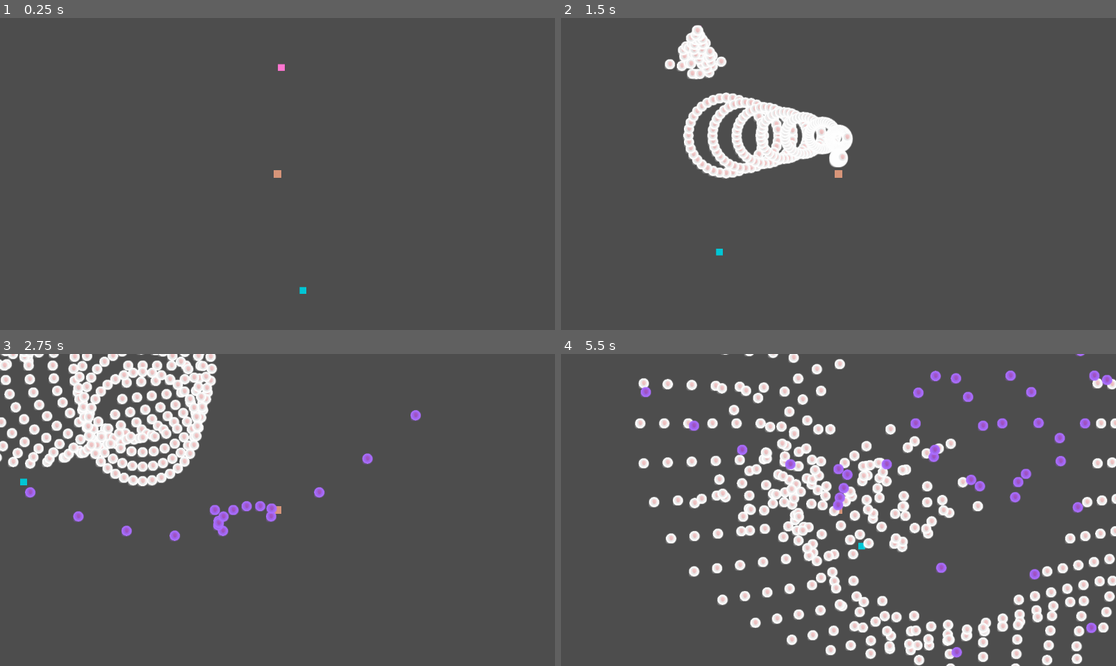
Above: before the commit, frames 1-4 (two rows, left to right).
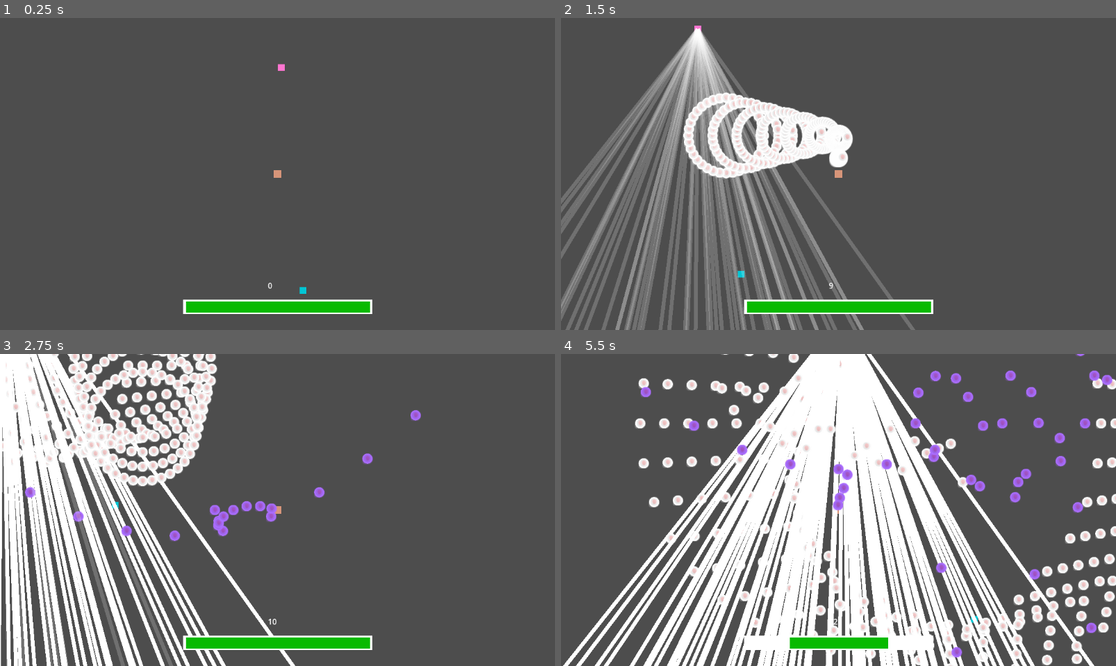
Above: after the commit, the same moments.

Repository: Simon014/PSLR2-Dungeon-Danmaku-Engine
Game: Godot game, scene res://RootScene.tscn
Two runs of this game, one before a commit and one after it. Both use one fixed random seed, a clock stepped at 60 frames per second and the inputs below.
Inputs (mouse positions are in pixels of both pictures, inside the frame that each line leads up to):
- Up to frame 1 (0.25 s): no input
- Up to frame 2 (1.5 s): tap Enter at 0.5 s; move the mouse to (960, 158) at 0.52 s; hold D (right) 0.53-1.28 s; tap 1 (SPAttack1) at 0.6 s; move the mouse to (727, 189) at 1.27 s; hold S (down) from 1.28 s (still down); tap 2 (SPAttack2) at 1.35 s
- Up to frame 3 (2.75 s): move the mouse to (333, 441) at 2.02 s; release S (down) at 2.03 s; hold D (right) from 2.03 s (still down); tap 3 (SPAttack3) at 2.1 s
- Up to frame 4 (5.5 s): move the mouse to (810, 572) at 2.77 s; release D (right) at 2.78 s; hold W (up) 2.78-3.53 s; click (810, 572) at 2.85 s; move the mouse to (1005, 556) at 3.52 s; hold A (left) 3.53-5.03 s; tap 1 (SPAttack1) at 3.6 s; move the mouse to (672, 463) at 4.27 s; tap 2 (SPAttack2) at 4.35 s; move the mouse to (866, 510) at 5.02 s; hold S (down) from 5.03 s (still down); tap 3 (SPAttack3) at 5.1 s

The runs differ from the first frame. In frame 1, 1.6% of the frame differs, in the area x 32-68%, y 84-95%; in frame 2, 20%; in frame 3, 18%; in frame 4, 32%, in the area x 0-97%, y 0-100%.

Commit message:
dungeon UI health and dodge meter

Diff:
--- a/pslr-2-dungeon-danmaku-engine/Attacks/normal sin shoot down.tres
+++ b/pslr-2-dungeon-danmaku-engine/Attacks/normal sin shoot down.tres
@@ -1,12 +1,14 @@
 [gd_resource type="Resource" script_class="Attack" format=3 uid="uid://bhb8l57yay325"]
 
-[ext_resource type="Script" uid="uid://c1kc2tulupqfb" path="res://DDEcore/AttackResources/Bullets/Bullet.gd" id="1_dshsu"]
+[ext_resource type="Script" uid="uid://2qhm7aos5e31" path="res://DDEcore/AttackResources/Bullets/lazer.gd" id="1_dshsu"]
 [ext_resource type="Script" uid="uid://canqgpmdpsups" path="res://DDEcore/AttackResources/Attacks/Attack.gd" id="2_4okjb"]
 [ext_resource type="Script" uid="uid://dw6tlb0c7mt7y" path="res://DDEcore/AttackResources/AttackShapes/ShapeBase.gd" id="3_0pqub"]
 
-[sub_resource type="Resource" id="Resource_644yn"]
+[sub_resource type="Resource" id="Resource_4okjb"]
 script = ExtResource("1_dshsu")
-metadata/_custom_type_script = "uid://c1kc2tulupqfb"
+width = 0.2
+damage = 100.0
+metadata/_custom_type_script = "uid://2qhm7aos5e31"
 
 [sub_resource type="Resource" id="Resource_w6mlc"]
 script = ExtResource("3_0pqub")
@@ -17,7 +19,7 @@
 
 [resource]
 script = ExtResource("2_4okjb")
-bullet = SubResource("Resource_644yn")
+bullet = SubResource("Resource_4okjb")
 shape = SubResource("Resource_w6mlc")
 Repeat = 20
 metadata/_custom_type_script = "uid://canqgpmdpsups"
--- /dev/null
+++ b/pslr-2-dungeon-danmaku-engine/DDEcore/core_dungeon_stats.gd
@@ -0,0 +1,7 @@
+extends Node
+#hold combat information, when in a dungeon.
+
+var dodges = 0
+
+func reset():
+	dodges = 0
--- a/pslr-2-dungeon-danmaku-engine/Entities/bullets/bomb/bullet.gd
+++ b/pslr-2-dungeon-danmaku-engine/Entities/bullets/bomb/bullet.gd
@@ -17,6 +17,8 @@
 var scales
 @export var friendly = false
 
+#dodge
+var wasdodged = false
 
 
 func _ready() -> void:
--- a/pslr-2-dungeon-danmaku-engine/Entities/bullets/homing/bullet.gd
+++ b/pslr-2-dungeon-danmaku-engine/Entities/bullets/homing/bullet.gd
@@ -15,7 +15,8 @@
 @export var color = Color(0.709, 0.0, 0.574, 1.0)
 @export var image = "DebugBullet.png"
 @export var friendly = false
-
+#dodge
+var wasdodged = false
 
 func _ready() -> void:
 	name = "Bullet"
--- a/pslr-2-dungeon-danmaku-engine/Entities/bullets/lazer/lazer.gd
+++ b/pslr-2-dungeon-danmaku-engine/Entities/bullets/lazer/lazer.gd
@@ -8,6 +8,8 @@
 @export var color = Color(255,255,255,0.2)
 
 var friendly
+#dodge
+var wasdodged = false
 
 func _ready() -> void:
 	rotate(direction.angle() - PI/2)
--- a/pslr-2-dungeon-danmaku-engine/Entities/bullets/normal/bullet.gd
+++ b/pslr-2-dungeon-danmaku-engine/Entities/bullets/normal/bullet.gd
@@ -11,6 +11,9 @@
 @export var image = "DebugBullet.png"
 
 @export var friendly = false
+
+#dodge
+var wasdodged = false
 
 func _ready() -> void:
 	name = "Bullet"
--- a/pslr-2-dungeon-danmaku-engine/Entities/bullets/split/bullet.gd
+++ b/pslr-2-dungeon-danmaku-engine/Entities/bullets/split/bullet.gd
@@ -14,6 +14,8 @@
 @export var color = Color(0.709, 0.0, 0.574, 1.0)
 @export var image = "DebugBullet.png"
 @export var friendly = false
+#dodge
+var wasdodged = false
 
 """
 TODO : ONCE ALL OTHER BULLETS ARE DONE, INCLUDING LAZERS, GO BACK AND MODIFY
--- a/pslr-2-dungeon-danmaku-engine/Entities/player/Player.tscn
+++ b/pslr-2-dungeon-danmaku-engine/Entities/player/Player.tscn
@@ -37,7 +37,7 @@
 radius = 8.062258
 
 [sub_resource type="CircleShape2D" id="CircleShape2D_psduu"]
-radius = 5.0
+radius = 14.035668
 
 [node name="Player" type="CharacterBody2D" unique_id=217802643]
 collision_layer = 0
--- a/pslr-2-dungeon-danmaku-engine/Entities/player/PlayerController.gd
+++ b/pslr-2-dungeon-danmaku-engine/Entities/player/PlayerController.gd
@@ -82,6 +82,10 @@
 		defence = corePlayerVars.defence
 	for i in $DetectionArea.get_overlapping_bodies():
 		if (i.friendly == false):
+			if (not i.name.contains("Effect")):
+				if (i.wasdodged == false):
+					i.wasdodged = true
+					coreDungeonStats.dodges += 1
 			if (i.name.contains("Bullet")):
 				if position.distance_to(i.position) < 10:
 					i.queue_free()
--- a/pslr-2-dungeon-danmaku-engine/RootScene.tscn
+++ b/pslr-2-dungeon-danmaku-engine/RootScene.tscn
@@ -8,6 +8,7 @@
 [ext_resource type="Resource" uid="uid://bhb8l57yay325" path="res://Attacks/normal sin shoot down.tres" id="6_644yn"]
 [ext_resource type="Resource" uid="uid://of2bf5lly7br" path="res://Attacks/exploding rough wall down.tres" id="7_8b3ly"]
 [ext_resource type="Script" uid="uid://dugbojoidf3hy" path="res://DDEcore/AttackResources/Attacks/AttackSet.gd" id="8_644yn"]
+[ext_resource type="PackedScene" uid="uid://dojsgihopqne7" path="res://UI/AttackUI.tscn" id="9_644yn"]
 
 [sub_resource type="Resource" id="Resource_w6mlc"]
 script = ExtResource("8_644yn")
@@ -20,6 +21,15 @@
 [node name="Player" parent="." unique_id=217802643 instance=ExtResource("1_vw6t8")]
 position = Vector2(569, 254)
 
+[node name="AttackUI" parent="Player" unique_id=1295030909 instance=ExtResource("9_644yn")]
+anchors_preset = 7
+anchor_left = 0.5
+anchor_top = 1.0
+anchor_right = 0.5
+offset_top = 291.0
+offset_bottom = 291.0
+grow_vertical = 0
+
 [node name="Partner" parent="." unique_id=617075088 instance=ExtResource("3_y8vh0")]
 position = Vector2(622, 496)
 
--- /dev/null
+++ b/pslr-2-dungeon-danmaku-engine/UI/AttackUI.tscn
@@ -0,0 +1,63 @@
+[gd_scene format=3 uid="uid://dojsgihopqne7"]
+
+[ext_resource type="Script" uid="uid://dgrsqop765hoc" path="res://UI/attack_ui.gd" id="1_axk72"]
+
+[node name="AttackUI" type="Control" unique_id=1295030909]
+z_index = 4096
+layout_mode = 3
+anchors_preset = 15
+anchor_right = 1.0
+anchor_bottom = 1.0
+grow_horizontal = 2
+grow_vertical = 2
+script = ExtResource("1_axk72")
+metadata/_edit_use_anchors_ = true
+
+[node name="UIupdate" type="Timer" parent="." unique_id=1399615107]
+wait_time = 0.05
+autostart = true
+
+[node name="HPBar" type="ColorRect" parent="." unique_id=1141060010]
+layout_mode = 1
+anchors_preset = 7
+anchor_left = 0.5
+anchor_top = 1.0
+anchor_right = 0.5
+anchor_bottom = 1.0
+offset_left = -196.0
+offset_top = -30.0
+offset_right = 197.0
+grow_horizontal = 2
+grow_vertical = 0
+
+[node name="ColorRect" type="ColorRect" parent="HPBar" unique_id=1906917814]
+layout_mode = 1
+anchors_preset = 8
+anchor_left = 0.5
+anchor_top = 0.5
+anchor_right = 0.5
+anchor_bottom = 0.5
+offset_left = -190.5
+offset_top = -11.5
+offset_right = 191.5
+offset_bottom = 11.5
+grow_horizontal = 2
+grow_vertical = 2
+pivot_offset = Vector2(191, 11)
+color = Color(0.033355236, 0.7312668, 0, 1)
+
+[node name="dodges" type="RichTextLabel" parent="." unique_id=1906556728]
+layout_mode = 1
+anchors_preset = 7
+anchor_left = 0.5
+anchor_top = 1.0
+anchor_right = 0.5
+anchor_bottom = 1.0
+offset_left = -20.0
+offset_top = -71.0
+offset_right = 20.0
+offset_bottom = -31.0
+grow_horizontal = 2
+grow_vertical = 0
+
+[connection signal="timeout" from="UIupdate" to="." method="_on_u_iupdate_timeout"]
--- /dev/null
+++ b/pslr-2-dungeon-danmaku-engine/UI/attack_ui.gd
@@ -0,0 +1,17 @@
+extends Control
+
+var HPBar: ColorRect
+var dodges: RichTextLabel
+
+func _ready() -> void:
+	HPBar = $HPBar/ColorRect
+	dodges = $dodges
+
+
+
+func _on_u_iupdate_timeout() -> void:
+	HPBar.scale.x = corePlayerVars.Health / corePlayerVars.maxhealth
+	dodges.text = str(coreDungeonStats.dodges)
+	if HPBar.scale.x < 0:
+		HPBar.scale.x = 0
+	pass # Replace with function body.
--- a/pslr-2-dungeon-danmaku-engine/project.godot
+++ b/pslr-2-dungeon-danmaku-engine/project.godot
@@ -20,6 +20,7 @@
 corePlayerVars="*uid://byhtsmq4va0oo"
 corePartnerVars="*uid://dp50cooxrwpwk"
 coreGlobalConst="*uid://bdid8w2v6cxpw"
+coreDungeonStats="*uid://layauvo0463q"
 
 [input]
 
Not shown, added: pslr-2-dungeon-danmaku-engine/DDEcore/core_dungeon_stats.gd.uid
Not shown, added: pslr-2-dungeon-danmaku-engine/UI/attack_ui.gd.uid
